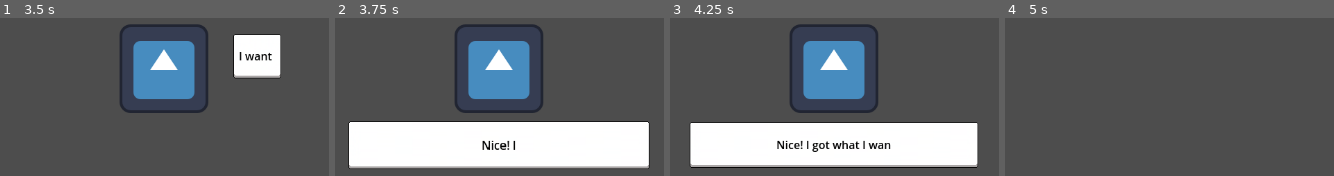
Above: before the commit, frames 1-4 (left to right).
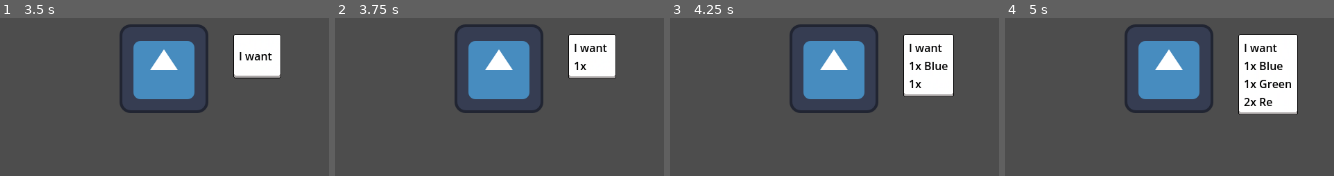
Above: after the commit, the same moments.

Repository: uGustaHd/CafeGJProject
Game: Godot game, scene res://Scenes/main.tscn
Two runs of this game, one before a commit and one after it. Both use one fixed random seed, a clock stepped at 60 frames per second and the inputs below. The engine's default icon, where the game draws it, is replaced by a stand-in: a white triangle on a blue panel in a dark square.
Inputs:
- Up to frame 1 (3.5 s): tap Enter (ui_accept) at 0.5, 0.77, 1.25, 1.52, 2, 2.75, 3.02 s; hold Up (ui_up) 0.53-1.28 s; hold Down (ui_down) 1.28-2.03 s; hold Up (ui_up) from 2.03 s (still down)
- Up to frame 2 (3.75 s): release Up (ui_up) at 3.53 s; hold Down (ui_down) from 3.53 s (still down)
- Up to frame 3 (4.25 s): keep holding Down (ui_down); tap Enter (ui_accept) at 3.77 s
- Up to frame 4 (5 s): keep holding Down (ui_down); tap Enter (ui_accept) at 4.52 s

Frame 1 is identical in both runs. In frame 2, 31% of the frame differs, in the area x 3-96%, y 10-96%; in frame 3, 31%; in frame 4, 18%.
Error before the commit: Invalid access to property or key 'dialog_finished' on a base object of type 'Nil'. (res://Scripts/Customers/Customer.gd:63)

Commit message:
Added card and potion resources

Diff:
--- a/Scenes/main.tscn
+++ b/Scenes/main.tscn
@@ -1,9 +1,10 @@
-[gd_scene load_steps=5 format=3 uid="uid://bdqjd2ergavof"]
+[gd_scene load_steps=6 format=3 uid="uid://bdqjd2ergavof"]
 
 [ext_resource type="Script" uid="uid://dbtic8k4hhs0a" path="res://Scripts/main.gd" id="1_8gbba"]
 [ext_resource type="PackedScene" uid="uid://df1d5o4oc5m1e" path="res://Scenes/Customers/customer_manager.tscn" id="1_jjgbg"]
-[ext_resource type="PackedScene" uid="uid://ucuv03tdxv54" path="res://Scenes/Customers/customer.tscn" id="2_bo1nx"]
+[ext_resource type="PackedScene" uid="uid://ucuv03tdxv54" path="res://Scenes/Customers/Customer.tscn" id="2_bo1nx"]
 [ext_resource type="Script" uid="uid://ciewvhcpryhfs" path="res://Scripts/Cards/card_manager.gd" id="4_jjvhh"]
+[ext_resource type="Script" uid="uid://cilybldurbx2h" path="res://card system/potion_holder.gd" id="5_kry3j"]
 
 [node name="Main" type="Node2D"]
 script = ExtResource("1_8gbba")
@@ -17,3 +18,6 @@
 
 [node name="CardManager" type="Node2D" parent="."]
 script = ExtResource("4_jjvhh")
+
+[node name="PotionHolder" type="Node" parent="CardManager"]
+script = ExtResource("5_kry3j")
--- a/Scripts/Cards/card_manager.gd
+++ b/Scripts/Cards/card_manager.gd
@@ -1,23 +1,30 @@
 extends Node2D
 #Replace with the correct CardManager
 #For testing only
-func _process(_delta: float) -> void:
-	if Input.is_action_just_pressed("ui_up"):
-		var card_dict = {
-			"Blue": 1,
-			"Green" : 2,
-			"Red"  : 1
-		}
-		deliver_cards(card_dict)
-		print("Input emulateded: \n1x Blue\n2x Green\n1x Red")
-	elif Input.is_action_just_pressed("ui_down"):
-		var card_dict = {
-			"Blue": 1,
-			"Green" : 1,
-			"Red"  : 2
-		}
-		deliver_cards(card_dict)
-		print("Input emulateded: \n1x Blue\n1x Green\n2x Red")
-signal item_delivered(card_dict: Dictionary)
-func deliver_cards(card_dict: Dictionary):
-	emit_signal("item_delivered", card_dict)
+
+@onready var PotionHolder : Node = $PotionHolder
+@onready var current_potion : Potion = PotionHolder.held_potion
+
+signal potion_delivered(potion : Potion)
+
+#func _process(_delta: float) -> void:
+	#if Input.is_action_just_pressed("ui_up"):
+		#var card_dict = {
+			#"Blue": 1,
+			#"Green" : 2,
+			#"Red"  : 1
+		#}
+		#deliver_potion(card_dict)
+		#print("Input emulateded: \n1x Blue\n2x Green\n1x Red")
+	#elif Input.is_action_just_pressed("ui_down"):
+		#var card_dict = {
+			#"Blue": 1,
+			#"Green" : 1,
+			#"Red"  : 2
+		#}
+		#deliver_potion(card_dict)
+		#print("Input emulateded: \n1x Blue\n1x Green\n2x Red")
+
+func deliver_potion():
+	potion_delivered.emit(current_potion)
+	PotionHolder.reset_potion()
--- a/Scripts/Customers/Customer.gd
+++ b/Scripts/Customers/Customer.gd
@@ -25,7 +25,7 @@
 
 	#TO-DO Connect a signal with the potion that the player gave to the NPC
 	var card_manager = get_tree().current_scene.get_node("CardManager")
-	card_manager.connect("item_delivered", Callable(self, "_on_cards_delivered"))
+	card_manager.connect("potion_delivered", Callable(self, "_on_potion_delivered"))
 
 	await get_tree().process_frame
 	var dialog = DialogManager.start_dialog(customer_data.dialog_intro, global_position + dialog_offset)
@@ -34,13 +34,17 @@
 	_type_request(request_text)
 
 #Signal
-func _on_cards_delivered(card_dict: Dictionary) -> void:
-	var success = true
+func _on_potion_delivered(potion : Potion) -> void:
+	var success : bool = false
 
-	for key in current_request.keys():
-		if !card_dict.has(key) || card_dict[key] < current_request[key]:
-			success = false
-			break
+	#for key in current_request.keys():
+		#if !card_dict.has(key) or card_dict[key] < current_request[key]:
+			#success = false
+			#break
+
+	# NOTE: Recommend replace with check against a requested potion resource.
+	if potion.blue >= current_request["Blue"] and potion.green >= current_request["Green"] and potion.red >= current_request["Red"]:
+			success = true
 
 	if success:
 		on_request_success()
--- /dev/null
+++ b/card system/card resources/card.gd
@@ -0,0 +1,31 @@
+extends Resource
+class_name card
+
+
+#region properties
+@export var card_art : Texture
+
+@export var green_add : int = 0
+@export var blue_add : int = 0
+@export var red_add : int = 0
+
+@export var energy_cost : int = 0
+@export var joy_cost : int = 0
+@export var anguish_cost : int = 0
+@export var green_cost : int = 0
+@export var blue_cost : int = 0
+@export var red_cost : int = 0
+
+#endregion
+
+#region logic
+func apply_cost():
+	pass
+
+func apply_numerical_effect():
+	pass
+
+func apply_other_effect():
+	pass
+
+#endregion
--- /dev/null
+++ b/card system/card_testing.tscn
@@ -0,0 +1,3 @@
+[gd_scene format=3 uid="uid://dmku6mqso6ae7"]
+
+[node name="World" type="Node2D"]
--- /dev/null
+++ b/card system/potion.gd
@@ -0,0 +1,26 @@
+extends Resource
+class_name Potion
+# Stores values of potion
+
+
+#region properties
+var blue : int = 0:
+	set(value):
+		blue += value * blue_multiplier
+
+var green : int = 0:
+	set(value):
+		green += value * green_multiplier
+
+var red : int = 0:
+	set(value):
+		red += value * red_multiplier
+
+#endregion
+
+#region multipliers
+var red_multiplier : int = 1
+var blue_multiplier : int = 1
+var green_multiplier : int = 1
+
+#endregion
--- /dev/null
+++ b/card system/potion_holder.gd
@@ -0,0 +1,7 @@
+extends Node
+
+
+var held_potion : Potion = Potion.new()
+
+func reset_potion():
+	held_potion = Potion.new()
Not shown, added: card system/card resources/card.gd.uid
Not shown, added: card system/potion.gd.uid
Not shown, added: card system/potion_holder.gd.uid
